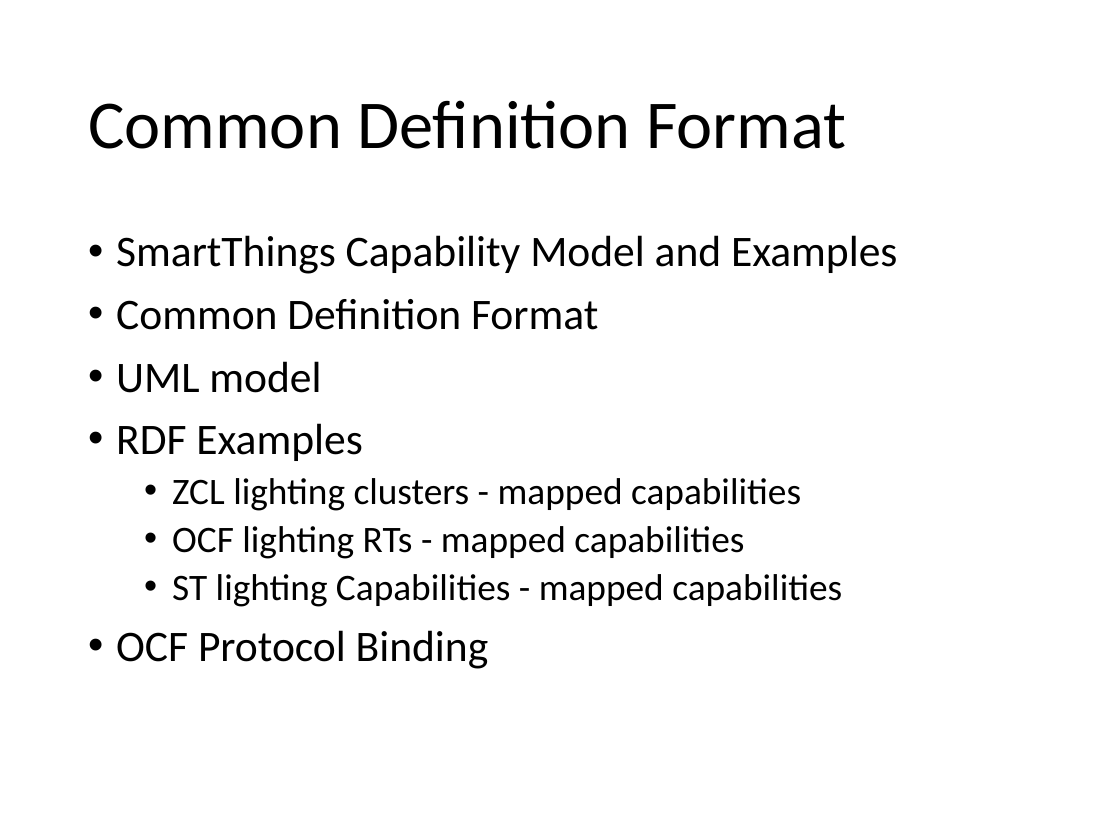
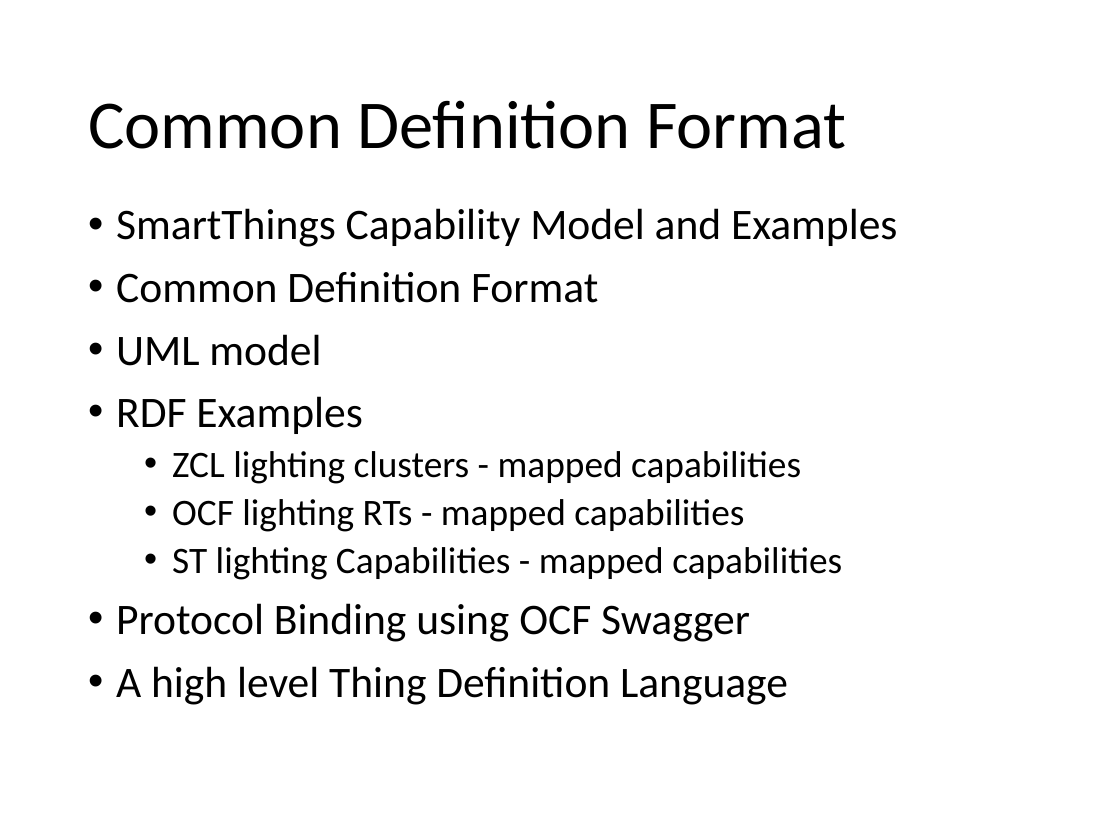
Before and after one commit to mjkoster/ODM-Examples, a slide deck: slide 2 of ODM-CDF.pptx. Drawn at 1120x840 pixels with LibreOffice and Linux fonts; fonts in the diff are those of the drawing. Boxes give left, top, right and bottom in pixels: in the first picture for what was removed or moved away, otherwise in the second. Text is boxed around its words. In the diff, an @@ line names an element or a change of style, - is before the commit and + after.

Commit message:
Add TDL to slides
Also align terms and fix typos

```diff
--- a/ODM-CDF.pptx
+++ b/ODM-CDF.pptx
@@ text "SmartThings Capability Model and Examples": place and size @@
-text "SmartThings Capability Model and Examples" at (116,235,897,669)
+text "SmartThings Capability Model and Examples" at (116,208,897,705)
@@ text at (116,603,788,705): text changed @@
-• OCF Protocol Binding
+• Protocol Binding using OCF Swagger
+• A high level Thing Definition Language
```
Also in this commit, not shown: 15 other slides changed, 8 slides added, 2 other files.
